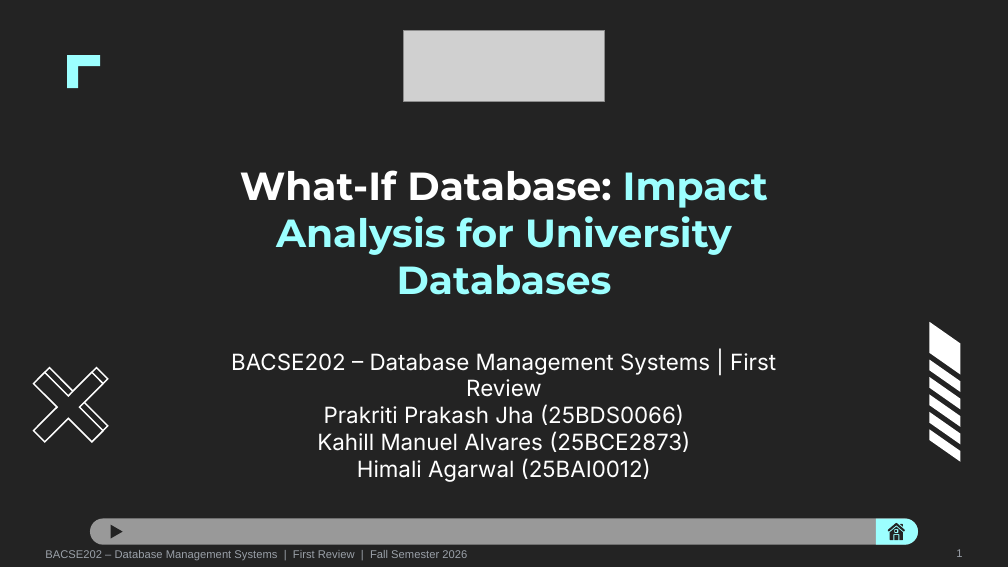
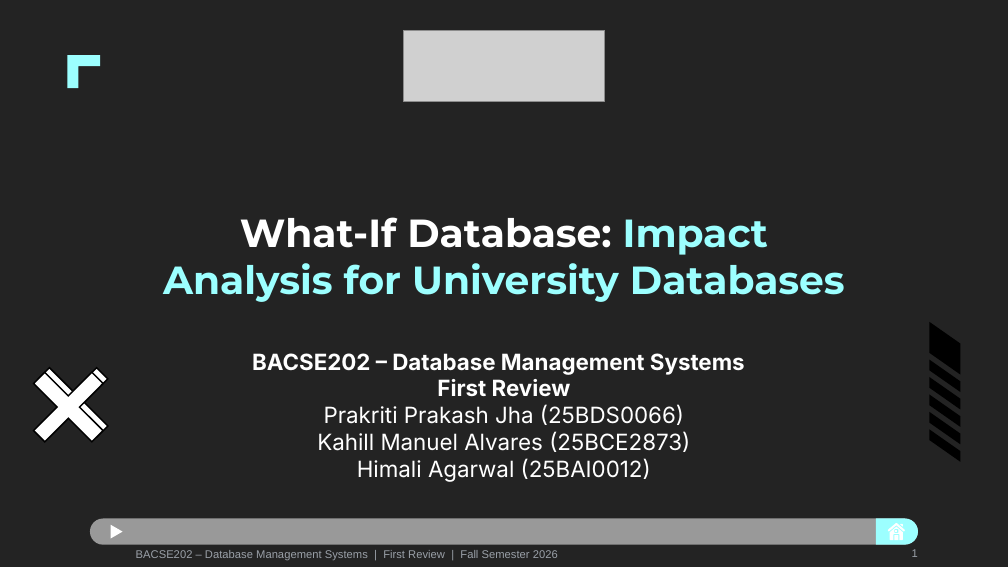
Before and after one commit to prakritijha26/DatabaseSystems_Project, a slide deck: slide 1 of WhatIf_Database_Review_1.pptx. Drawn at 1008x567 pixels with LibreOffice and Linux fonts; fonts in the diff are those of the drawing; grey boxes stand for pictures; background and template pictures are left out. Boxes give left, top, right and bottom in pixels: in the first picture for what was removed or moved away, otherwise in the second. Text is boxed around its words. In the diff, an @@ line names an element or a change of style, - is before the commit and + after.

```diff
--- a/WhatIf_Database_Review_1.pptx
+++ b/WhatIf_Database_Review_1.pptx
@@ title "What-If Database: Impact Analysis for ..." rewrapped from <box>240,170,768,295</box> to <box>163,217,845,302</box> @@
@@ subtitle at <box>252,353,745,397</box>: text changed; bold on @@
-BACSE202 – Database Management Systems | First Review
+BACSE202 – Database Management Systems
+First Review
@@ freeform shape at <box>32,371,104,443</box>: fill #232323 to #000000; outline redrawn @@
@@ freeform shape at <box>33,372,103,442</box>: outline redrawn @@
@@ freeform shape at <box>37,367,109,438</box>: fill #232323 to #000000; outline redrawn @@
@@ freeform shape at <box>38,368,108,437</box>: outline redrawn @@
@@ fill #FFFFFF to #000000 in 6 elements at <box>929,322,961,374</box>, <box>929,360,961,392</box>, <box>929,377,961,409</box>, <box>929,394,961,426</box>, <box>929,412,961,445</box>, <box>929,429,961,462</box> @@
@@ freeform shape at <box>888,523,905,531</box>: fill #232323 to #FFFFFF; outline redrawn @@
@@ fill #232323 to #FFFFFF in 4 elements at <box>111,524,123,538</box>, <box>900,524,903,527</box>, <box>895,530,897,532</box>, <box>890,526,903,539</box> @@
@@ freeform shape at <box>894,535,898,540</box>: fill #232323 to #FFFFFF; outline redrawn @@
@@ text "BACSE202 – Database Management Systems ...": place and size @@
-text "BACSE202 – Database Management Systems ..." at <box>45,550,467,560</box>
+text "BACSE202 – Database Management Systems ..." at <box>136,550,558,560</box>
@@ text "1": place and size @@
-text "1" at <box>956,549,962,557</box>
+text "1" at <box>912,549,918,557</box>
```
Also in this commit, not shown: 15 other slides changed, 2 other files.
